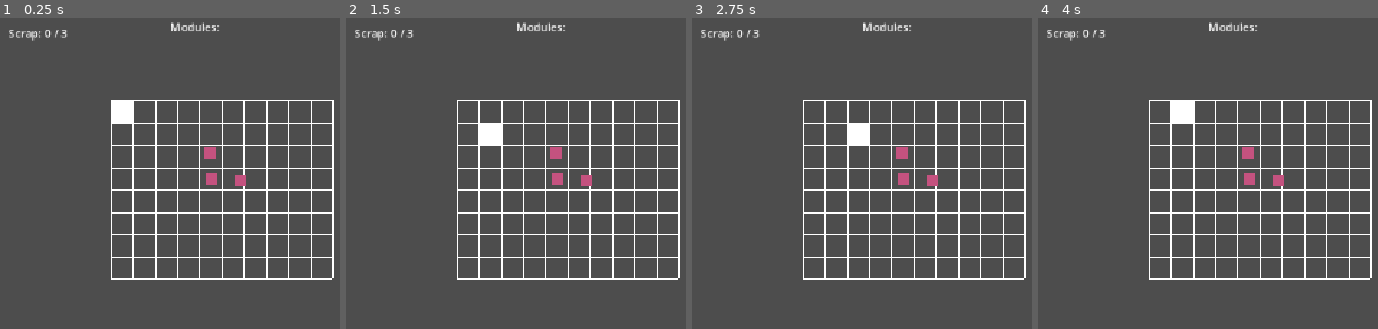
Above: before the commit, frames 1-4 (left to right).
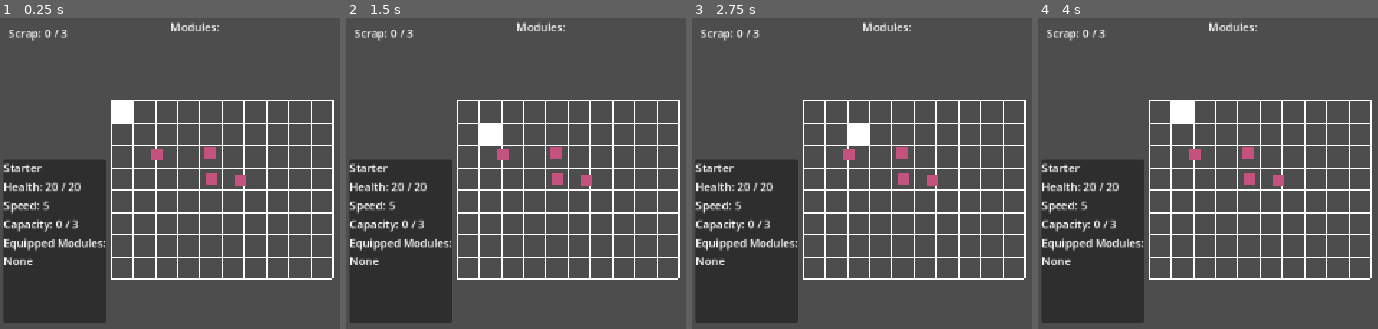
Above: after the commit, the same moments.

Repository: LionNaiman/Scraptures
Game: Godot game, scene res://scenes/main.tscn
Two runs of this game, one before a commit and one after it. Both use one fixed random seed, a clock stepped at 60 frames per second and the inputs below.
Inputs:
- Up to frame 1 (0.25 s): no input
- Up to frame 2 (1.5 s): tap Enter at 0.5 s; hold D (move_right) 0.53-1.28 s; tap Space at 1.25 s; hold S (move_down) from 1.28 s (still down)
- Up to frame 3 (2.75 s): tap Enter at 2 s; release S (move_down) at 2.03 s; hold D (move_right) from 2.03 s (still down)
- Up to frame 4 (4 s): tap Space at 2.75 s; release D (move_right) at 2.78 s; hold W (move_up) 2.78-3.53 s; tap Enter at 3.5 s; hold A (move_left) from 3.53 s (still down)

The runs differ from the first frame. In frame 1, 15% of the frame differs, in the area x 1-48%, y 42-99%; in frame 2, 15%; in frame 3, 15%; in frame 4, 15%.

Commit message:
25.8 update

Diff:
--- a/resources/modules/engine.tres
+++ b/resources/modules/engine.tres
@@ -6,4 +6,5 @@
 resource_name = "Engine"
 script = ExtResource("1_n2snp")
 display_name = "Engine"
+speed_bonus = 2
 metadata/_custom_type_script = "uid://c7n34hvsqloye"
--- /dev/null
+++ b/resources/scraptures/starter_scrapture.tres
@@ -0,0 +1,9 @@
+[gd_resource type="Resource" script_class="ScraptureDefinition" format=3 uid="uid://b7vk621n7wol8"]
+
+[ext_resource type="Script" uid="uid://b3q0tcykcnyer" path="res://scripts/scraptures/scrapture_definition.gd" id="1_ca7rg"]
+
+[resource]
+script = ExtResource("1_ca7rg")
+display_name = "Starter"
+base_max_health = 20
+metadata/_custom_type_script = "uid://b3q0tcykcnyer"
--- a/scenes/main.tscn
+++ b/scenes/main.tscn
@@ -3,13 +3,17 @@
 [ext_resource type="Script" uid="uid://0o82tl1elh4k" path="res://scripts/main.gd" id="1_o5qli"]
 [ext_resource type="PackedScene" uid="uid://dc5bmn1nrb1fi" path="res://scenes/player.tscn" id="2_0wfyh"]
 [ext_resource type="Script" uid="uid://b0pqiqogew2n1" path="res://scripts/grid/grid.gd" id="2_sugp2"]
+[ext_resource type="Resource" uid="uid://b7vk621n7wol8" path="res://resources/scraptures/starter_scrapture.tres" id="2_tipki"]
 [ext_resource type="PackedScene" uid="uid://cr8ve0vqp5cj6" path="res://scenes/scrap/scrap.tscn" id="4_jyhfs"]
 [ext_resource type="Resource" uid="uid://cx1w0b7c0nuw" path="res://resources/modules/engine.tres" id="5_tbgi4"]
 [ext_resource type="Resource" uid="uid://b52gfnih0jcfd" path="res://resources/modules/battery.tres" id="6_o6xl0"]
 [ext_resource type="Resource" uid="uid://ceq3d6m8ybcja" path="res://resources/modules/armor_plate.tres" id="7_tipki"]
+[ext_resource type="PackedScene" uid="uid://cui1xpvflw6l3" path="res://scenes/ui/LoadoutPanel.tscn" id="9_85g3d"]
 
 [node name="Main" type="Node2D" unique_id=339090113]
 script = ExtResource("1_o5qli")
+scrap_goal = null
+starter_definition = ExtResource("2_tipki")
 
 [node name="Grid" type="Node2D" parent="." unique_id=1949735223]
 position = Vector2(160, 120)
@@ -30,6 +34,10 @@
 position = Vector2(303, 194)
 module_definition = ExtResource("7_tipki")
 
+[node name="Scrap4" parent="." unique_id=1106490751 instance=ExtResource("4_jyhfs")]
+position = Vector2(226, 197)
+module_definition = ExtResource("7_tipki")
+
 [node name="ScrapLabel" type="Label" parent="." unique_id=2081983897]
 offset_left = 12.0
 offset_top = 10.0
@@ -37,13 +45,19 @@
 offset_bottom = 33.0
 
 [node name="GoalLabel" type="Label" parent="." unique_id=2113071957]
-offset_left = 95.0
-offset_top = 12.0
-offset_right = 135.0
-offset_bottom = 35.0
+offset_left = 13.0
+offset_top = 42.0
+offset_right = 60.0
+offset_bottom = 65.0
 
 [node name="ModuleListLabel" type="Label" parent="." unique_id=1243678418]
 offset_left = 245.0
 offset_top = 1.0
 offset_right = 316.0
 offset_bottom = 76.0
+
+[node name="LoadoutPanel" parent="." unique_id=1996070717 instance=ExtResource("9_85g3d")]
+offset_left = 5.0
+offset_top = 204.0
+offset_right = 153.0
+offset_bottom = 439.0
--- /dev/null
+++ b/scenes/ui/LoadoutPanel.tscn
@@ -0,0 +1,33 @@
+[gd_scene format=3 uid="uid://cui1xpvflw6l3"]
+
+[ext_resource type="Script" uid="uid://dsk4v1yfd2mje" path="res://scripts/ui/loadout_panel.gd" id="1_r7wnq"]
+
+[node name="LoadoutPanel" type="PanelContainer" unique_id=1996070717]
+script = ExtResource("1_r7wnq")
+
+[node name="Content" type="VBoxContainer" parent="." unique_id=661739420]
+layout_mode = 2
+
+[node name="NameLabel" type="Label" parent="Content" unique_id=320102663]
+layout_mode = 2
+text = "Starter"
+
+[node name="HealthLabel" type="Label" parent="Content" unique_id=758174399]
+layout_mode = 2
+text = "Health: 20 / 20
+"
+
+[node name="SpeedLabel" type="Label" parent="Content" unique_id=1116712835]
+layout_mode = 2
+text = "Speed: 5
+"
+
+[node name="CapacityLabel" type="Label" parent="Content" unique_id=1559772477]
+layout_mode = 2
+text = "Capacity: 0 / 3
+"
+
+[node name="EquippedModulesLabel" type="Label" parent="Content" unique_id=38899585]
+layout_mode = 2
+text = "Equipped Modules:
+None"
--- a/scripts/main.gd
+++ b/scripts/main.gd
@@ -7,12 +7,27 @@
 @export var scrap_goal: int = 3
 var module_inventory: ModuleInventory = ModuleInventory.new() #this is the array that will be used to store the collected modules
 @onready var module_list_label: Label = $ModuleListLabel #this is the label that will be used to display the list of collected modules
+@export var starter_definition: ScraptureDefinition #this is the definition that will be used to store the starter scrapture
+var starter_scrapture: ScraptureRuntime #this is the scrapture that will be used to store the starter scrapture
+@onready var loadout_panel: LoadoutPanel = $LoadoutPanel
 
 func _ready() -> void:
 	connect_module_pickup_signals() #connect the module pickup signals
 	update_scrap_label() #display the label text right away
 	update_module_list_label() #display the label text right away
+	create_starter_scrapture() #create the starter scrapture
+	loadout_panel.display_scrapture(starter_scrapture)
 
+func create_starter_scrapture() -> void: #this is the function that will be called to create the starter scrapture
+	if starter_definition == null:
+		push_warning("Main has no starter ScraptureDefinition assigned.")
+		return
+
+	starter_scrapture = ScraptureRuntime.new()
+	starter_scrapture.initialize(starter_definition)
+
+	print("Starter: ", starter_scrapture.definition.display_name)
+	print("Starting health: ", starter_scrapture.current_health)
 
 func connect_module_pickup_signals() -> void:
 	var module_pickup_nodes: Array[Node] = (
@@ -54,3 +69,28 @@
 
 	for module: ModuleDefinition in module_inventory.get_modules():
 		module_list_label.text += "\n" + module.display_name #this is the text that will be displayed in the module list label
+
+func try_equip_module_from_inventory(module: ModuleDefinition) -> bool: #this is the function that will be called to try to equip a module from the inventory
+	if not module_inventory.has_module(module):
+		return false
+
+	if not starter_scrapture.can_equip_module(module):
+		return false
+
+	module_inventory.remove_module(module)
+	starter_scrapture.equip_module(module)
+	update_module_list_label() #this is the command that will be sent to the update module list label function
+
+	return true
+
+
+
+
+func try_unequip_module_to_inventory(module: ModuleDefinition) -> bool:
+	if not starter_scrapture.unequip_module(module):
+		return false
+
+	module_inventory.add_module(module)
+	update_module_list_label()
+
+	return true
--- a/scripts/modules/module_definition.gd
+++ b/scripts/modules/module_definition.gd
@@ -3,3 +3,6 @@
 
 
 @export var display_name: String = "" #this is the name that will be displayed in the game
+@export var capacity_cost: int = 1
+@export var speed_bonus: int = 0
+@export var max_health_bonus: int = 0
--- a/scripts/modules/module_inventory.gd
+++ b/scripts/modules/module_inventory.gd
@@ -14,3 +14,9 @@
 
 func get_modules() -> Array[ModuleDefinition]:
 	return modules #this is the command that will be sent to the get modules function
+
+func remove_module(module: ModuleDefinition) -> void:
+	modules.erase(module) #this is the command that will be sent to the remove module function
+
+func has_module(module: ModuleDefinition) -> bool:
+	return modules.has(module) #this is the command that will be sent to the has module function
--- /dev/null
+++ b/scripts/scraptures/scrapture_definition.gd
@@ -0,0 +1,8 @@
+class_name ScraptureDefinition # egisters a globally recognized Godot type. Other scripts will later be able to write: var definition: ScraptureDefinition
+extends Resource # A Resource is a data container that can be saved to a file and loaded from a file.
+
+
+@export var display_name: String = ""
+@export var base_max_health: int = 10
+@export var base_speed: int = 5
+@export var attachment_capacity: int = 3
--- /dev/null
+++ b/scripts/scraptures/scrapture_runtime.gd
@@ -0,0 +1,57 @@
+class_name ScraptureRuntime
+extends Resource
+
+
+var definition: ScraptureDefinition
+var current_health: int = 0
+var equipped_modules: Array[ModuleDefinition] = [] #this is the array that will be used to store the equipped modules
+
+func initialize(scrapture_definition: ScraptureDefinition) -> void:
+	definition = scrapture_definition
+	current_health = definition.base_max_health #this is the command that will be sent to the current health variable
+
+func equip_module(module: ModuleDefinition) -> bool:
+	if not can_equip_module(module):
+		return false
+
+	equipped_modules.append(module)
+	return true
+
+
+func get_used_capacity() -> int:
+	var total: int = 0
+
+	for module: ModuleDefinition in equipped_modules:
+		total += module.capacity_cost
+
+	return total
+
+func get_remaining_capacity() -> int:
+	return definition.attachment_capacity - get_used_capacity() #this is the command that will be sent to the remaining capacity function
+
+func can_equip_module(module: ModuleDefinition) -> bool:
+	return module.capacity_cost <= get_remaining_capacity() #this is the command that will be sent to the can equip module function
+
+func unequip_module(module: ModuleDefinition) -> bool: #this is the function that will be called to unequip a module
+	if not equipped_modules.has(module):
+		return false
+
+	equipped_modules.erase(module)
+	current_health = min(current_health, get_final_max_health()) #this is the command that will be sent to the current health variable
+	return true
+
+func get_final_speed() -> int: #this is the function that will be called to get the final speed
+	var final_speed: int = definition.base_speed
+
+	for module: ModuleDefinition in equipped_modules:
+		final_speed += module.speed_bonus
+
+	return final_speed
+
+func get_final_max_health() -> int:
+	var final_max_health: int = definition.base_max_health
+
+	for module: ModuleDefinition in equipped_modules:
+		final_max_health += module.max_health_bonus
+
+	return final_max_health
--- /dev/null
+++ b/scripts/ui/InventoryScreen.tscn
@@ -0,0 +1,14 @@
+[gd_scene format=3 uid="uid://uva8cjqht36g"]
+
+[node name="InventoryScreen" type="Control" unique_id=1200173403]
+layout_mode = 3
+anchors_preset = 15
+anchor_right = 1.0
+anchor_bottom = 1.0
+grow_horizontal = 2
+grow_vertical = 2
+
+[node name="Panel" type="PanelContainer" parent="." unique_id=2031548259]
+layout_mode = 0
+offset_right = 40.0
+offset_bottom = 40.0
--- /dev/null
+++ b/scripts/ui/loadout_panel.gd
@@ -0,0 +1,41 @@
+class_name LoadoutPanel
+extends PanelContainer
+
+
+@onready var name_label: Label = $Content/NameLabel
+@onready var health_label: Label = $Content/HealthLabel
+@onready var speed_label: Label = $Content/SpeedLabel
+@onready var capacity_label: Label = $Content/CapacityLabel
+@onready var equipped_modules_label: Label = $Content/EquippedModulesLabel
+
+
+func display_scrapture(scrapture: ScraptureRuntime) -> void:
+	name_label.text = scrapture.definition.display_name
+
+	health_label.text = (
+		"Health: "
+		+ str(scrapture.current_health)
+		+ " / "
+		+ str(scrapture.get_final_max_health())
+	)
+
+	speed_label.text = (
+		"Speed: "
+		+ str(scrapture.get_final_speed())
+	)
+
+	capacity_label.text = (
+		"Capacity: "
+		+ str(scrapture.get_used_capacity())
+		+ " / "
+		+ str(scrapture.definition.attachment_capacity)
+	)
+
+	equipped_modules_label.text = "Equipped Modules:"
+
+	if scrapture.equipped_modules.is_empty():
+		equipped_modules_label.text += "\nNone"
+		return
+
+	for module: ModuleDefinition in scrapture.equipped_modules:
+		equipped_modules_label.text += "\n" + module.display_name
Not shown, added: scripts/scraptures/scrapture_definition.gd.uid
Not shown, added: scripts/scraptures/scrapture_runtime.gd.uid
Not shown, added: scripts/ui/loadout_panel.gd.uid
Not shown, removed: docs/Scraptures_Session_Progress_Log 31.7.md
Not shown, added: docs/Scraptures_Session_Progress_Log_2026-08-25.md
